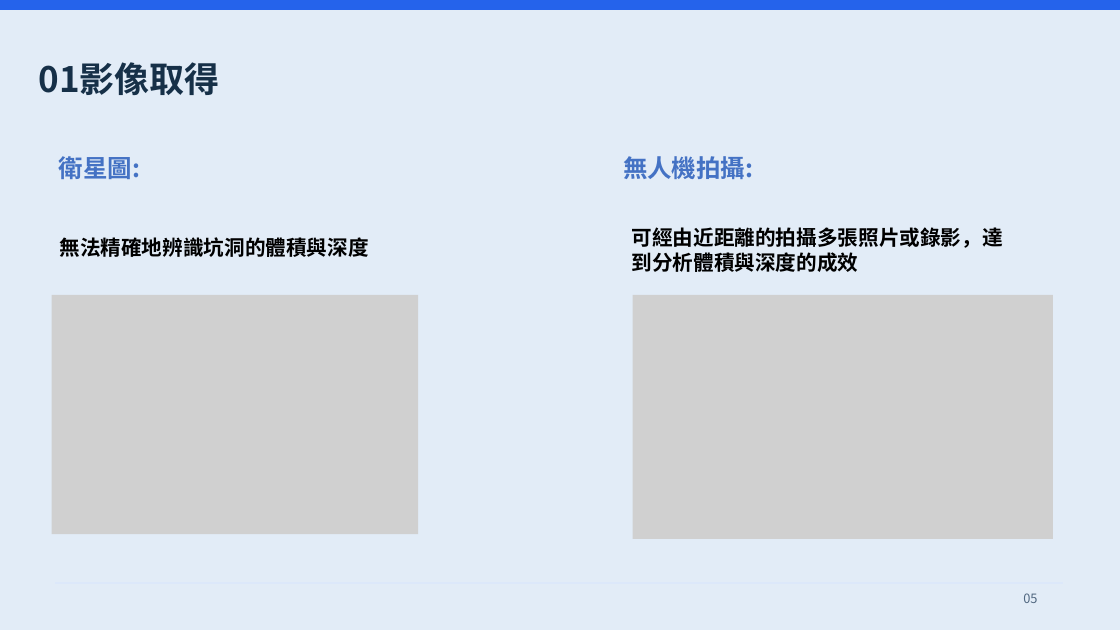
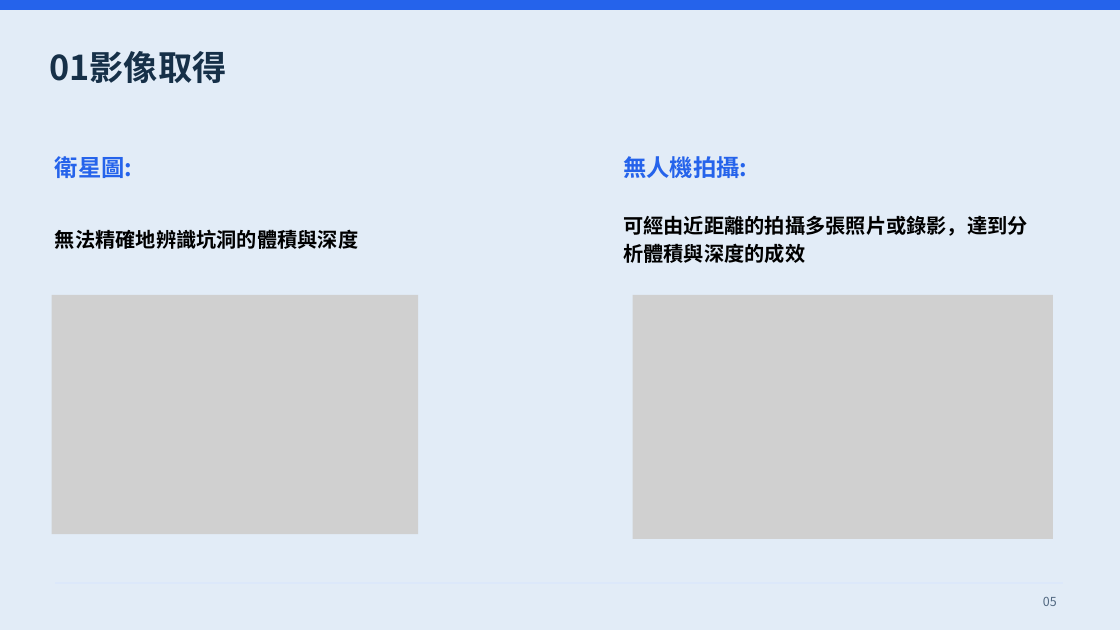
Before and after one commit to Sean970105/Sean970105, a slide deck: slide 5 of presentations/presentation.pptx. Drawn at 1120x630 pixels with LibreOffice and Linux fonts; fonts in the diff are those of the drawing; grey boxes stand for pictures. Boxes give left, top, right and bottom in pixels: in the first picture for what was removed or moved away, otherwise in the second. Text is boxed around its words. In the diff, an @@ line names an element or a change of style, - is before the commit and + after.

Commit message:
Tidy presentation layout and fix body text colors

```diff
--- a/presentations/presentation.pptx
+++ b/presentations/presentation.pptx
@@ text "01影像取得": place and size @@
-text "01影像取得" at <box>38,62,219,95</box>
+text "01影像取得" at <box>49,51,226,83</box>
@@ text "01影像取得" at <box>49,51,226,83</box>: size 45 to 44 pt; line spacing 54pt to 1.12; vertical alignment top to middle @@
@@ text "衛星圖:" at <box>55,156,133,178</box>: size 31.5 to 30 pt, text colour #4472C4 to #2563EB; alignment centre to left; line spacing 37.8pt to 1.12; vertical alignment top to middle @@
@@ text "無人機拍攝:" at <box>623,156,747,178</box>: size 31.5 to 30 pt, text colour #4472C4 to #2563EB; alignment centre to left; line spacing 37.8pt to 1.12; vertical alignment top to middle @@
@@ text "無法精確地辨識坑洞的體積與深度": place and size @@
-text "無法精確地辨識坑洞的體積與深度" at <box>60,237,369,257</box>
+text "無法精確地辨識坑洞的體積與深度" at <box>55,230,358,249</box>
@@ text "無法精確地辨識坑洞的體積與深度" at <box>55,230,358,249</box>: size 26.5 to 26 pt; alignment centre to left; line spacing 31.8pt to 1.12; vertical alignment top to middle @@
@@ text "可經由近距離的拍攝多張照片或錄影，達到分析體積與深度的成效": place and size @@
-text "可經由近距離的拍攝多張照片或錄影，達到分析體積與深度的成效" at <box>632,227,1003,272</box>
+text "可經由近距離的拍攝多張照片或錄影，達到分析體積與深度的成效" at <box>623,215,1028,263</box>
@@ text "可經由近距離的拍攝多張照片或錄影，達到分析體積與深度的成效" at <box>623,215,1028,263</box>: size 26.5 to 26 pt; line spacing 31.8pt to 1.12; vertical alignment top to middle @@
@@ text "05" at <box>1043,597,1057,606</box>: size 16.5 to 16 pt; alignment left to right; line spacing 19.8pt to 1.12; vertical alignment top to middle @@
```
Also in this commit, not shown: 11 other slides changed, 1 other file.
